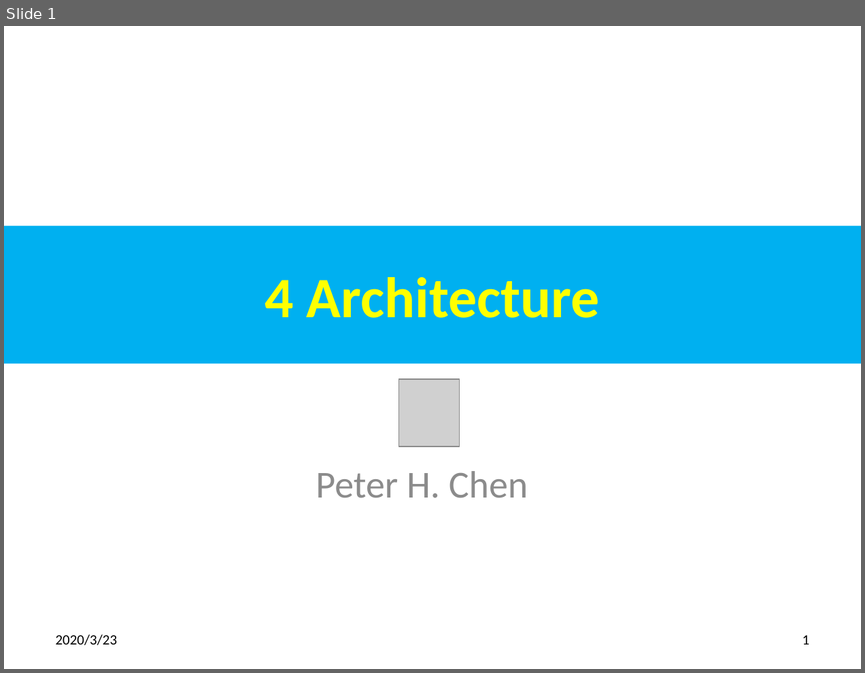
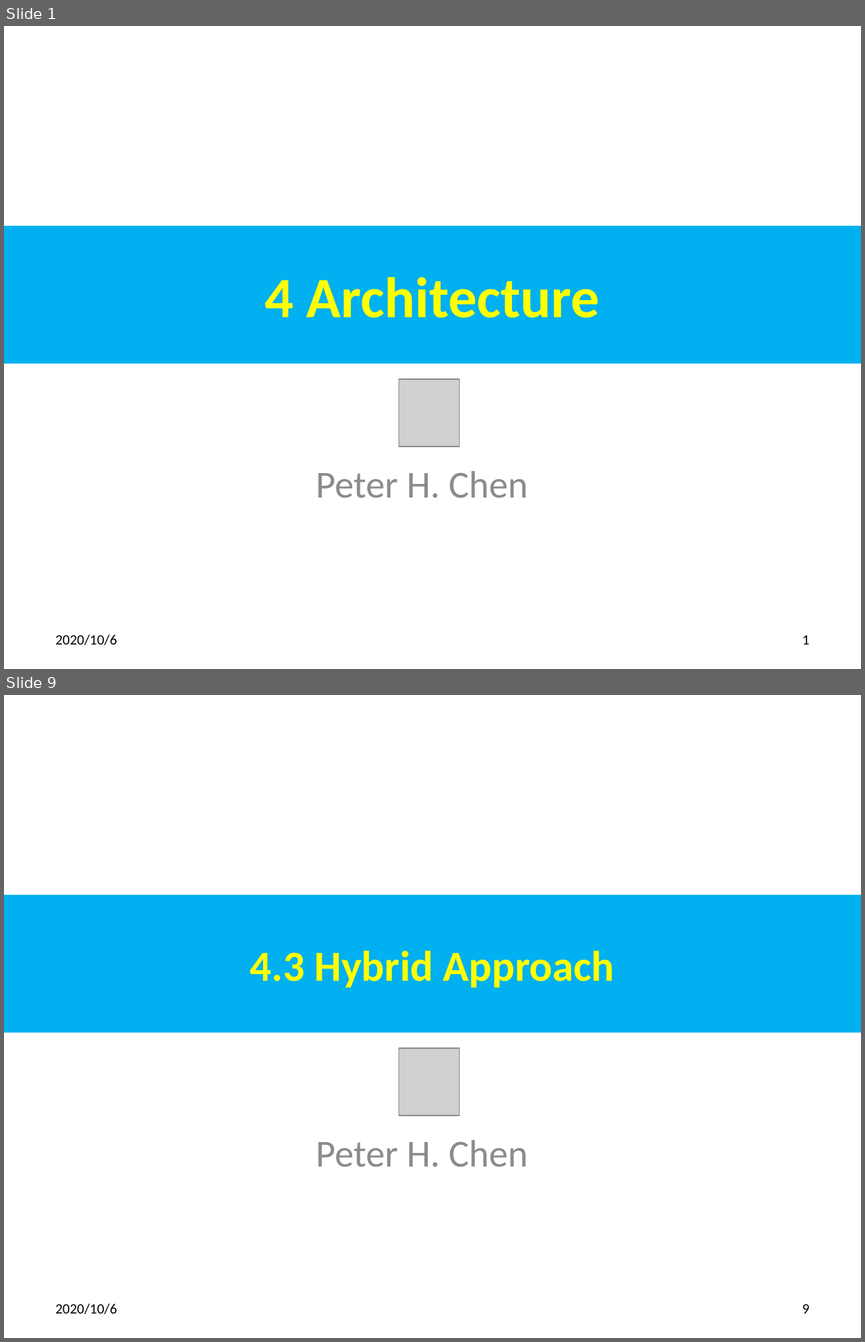
Before and after one commit to peterhchen/700_GraphQL, a slide deck: 04_Architecture.pptx. Shown one above the other, each under a label of ours: slide 1 before the commit, slides 1 and 9 after it; the slides between them are not shown. The pictures are 865x673 and 865x1342 pixels, drawn with LibreOffice and Linux fonts; fonts in the diff are those of the drawing; grey boxes stand for pictures. Boxes give left, top, right and bottom in pixels: in the first picture for what was removed or moved away, otherwise in the second. Text is boxed around its words. In the diff, an @@ line names an element or a change of style, - is before the commit and + after.

```diff
--- a/04_Architecture.pptx
+++ b/04_Architecture.pptx
@@ slide 9 added at (4,695,861,1338), background #FFFFFF @@
@@ title added at (4,895,861,1032), fill #00B0F0, 36 pt, text #FFFF00, bold @@
+4.3 Hybrid Approach
@@ picture added at (399,1048,460,1116) @@
@@ subtitle added at (315,1140,528,1167), 32 pt, text #8C8C8C @@
+Peter H. Chen
@@ text added at (56,1303,118,1314), 12 pt, text #000000 @@
+2020/10/6
@@ page number added at (802,1304,810,1313), 12 pt, text #000000 @@
+9
@@ slide 1 changed as well @@
@@ text at (56,634,118,645): text changed @@
-2020/3/23
+2020/10/6
```
Also in this commit, not shown: 5 other slides changed, 4 other slides added.
